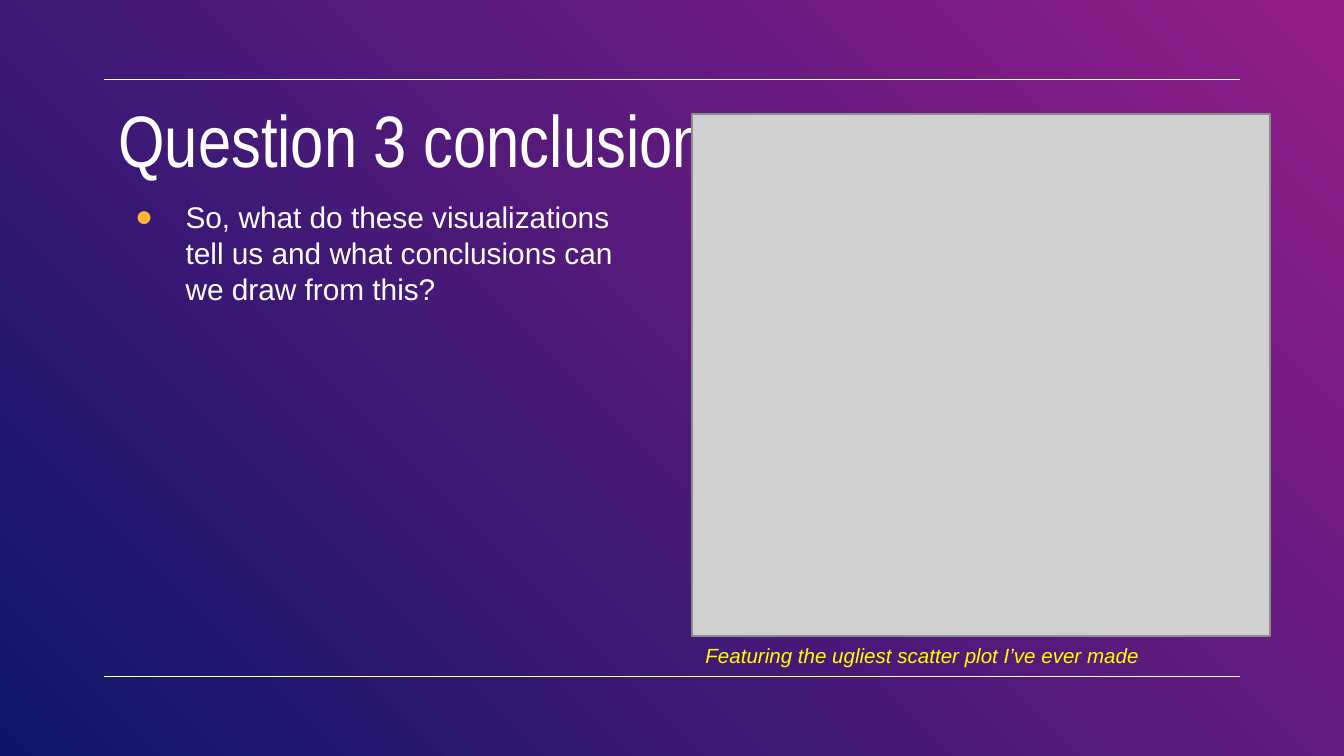
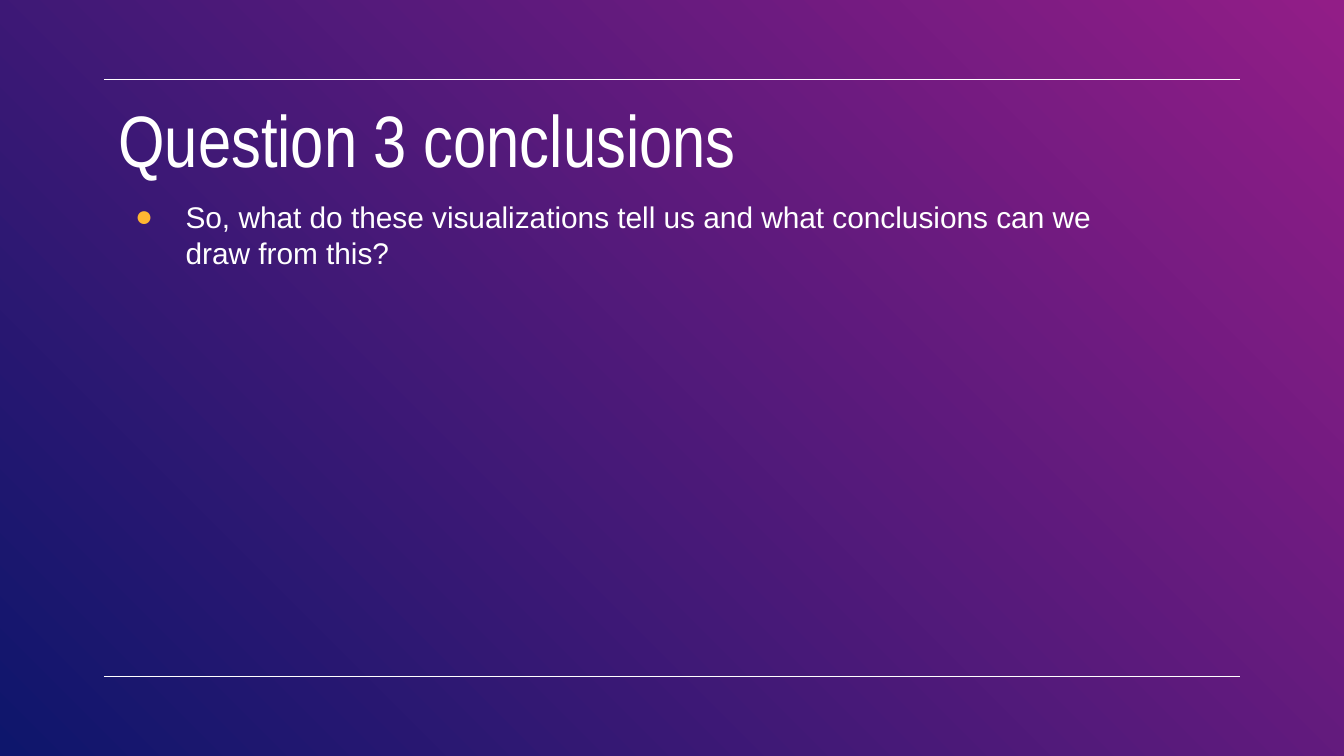
Before and after one commit to Emziicles/Project1-CreditCard, a slide deck: slide 20 of PresentationFile/Project Complete.pptx (slide 19 before the commit). Drawn at 1344x756 pixels with LibreOffice and Linux fonts; fonts in the diff are those of the drawing; grey boxes stand for pictures. Boxes give left, top, right and bottom in pixels: in the first picture for what was removed or moved away, otherwise in the second. Text is boxed around its words. In the diff, an @@ line names an element or a change of style, - is before the commit and + after.

```diff
--- a/PresentationFile/Project Complete.pptx
+++ b/PresentationFile/Project Complete.pptx
@@ picture removed at [692, 114, 1270, 637] @@
@@ subtitle "So, what do these visualizations ..." rewrapped from [186, 206, 612, 301] to [186, 206, 1091, 265] @@
@@ text removed at [705, 648, 1138, 668] @@
-Featuring the ugliest scatter plot I’ve ever made
```
Also in this commit, not shown: 1 other slide changed, 1 slide added.
